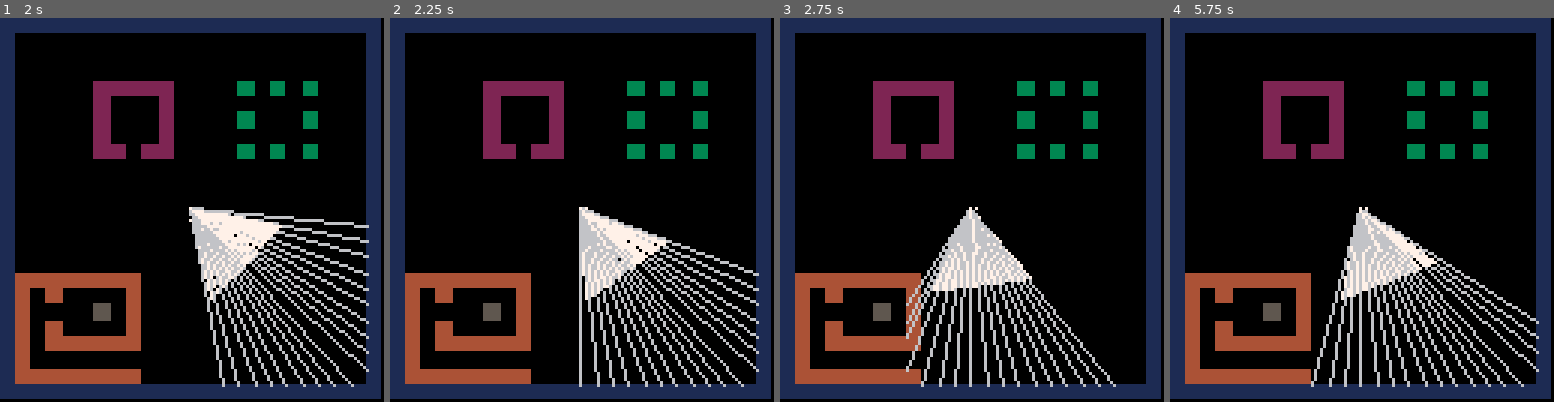
Above: before the commit, frames 1-4 (left to right).
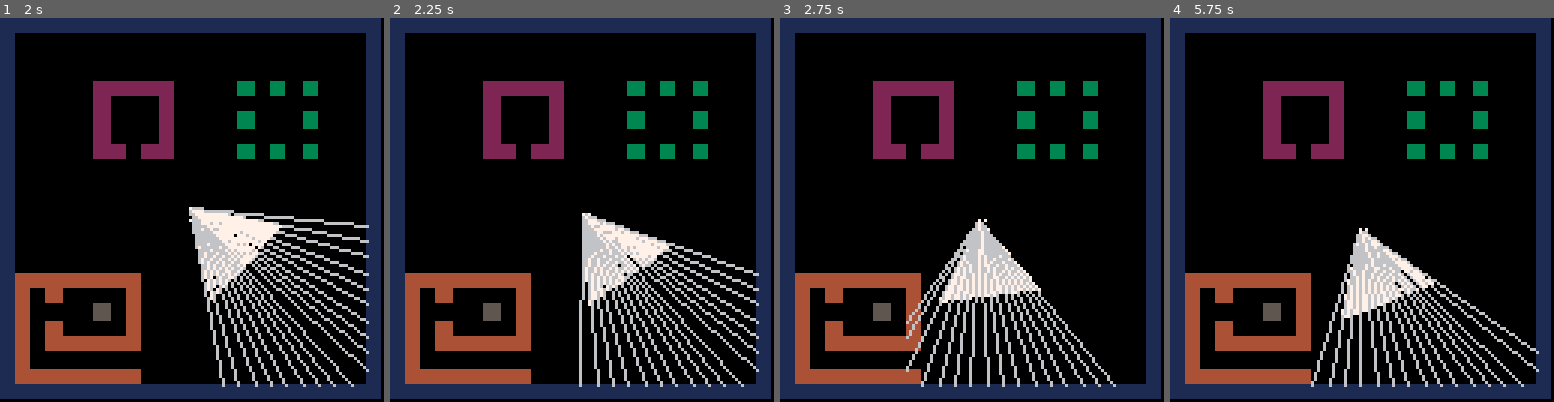
Above: after the commit, the same moments.

Repository: hypp/ld48
Game: PICO-8 cartridge carts/ld48.p8
Same seed, same stepped clock (60 frames per second), same inputs: the game is played once before the commit and once after it.
Inputs:
- Up to frame 1 (2 s): tap X (X key) at 0.33, 1.07, 1.85 s; tap O (Z key) at 0.7, 1.7 s; hold Right from 1.6 s (still down)
- Up to frame 2 (2.25 s): release Right at 2.1 s; tap O (Z key) at 2.1 s; hold Up from 2.15 s (still down)
- Up to frame 3 (2.75 s): release Up at 2.42 s; hold Right from 2.47 s (still down); tap O (Z key) at 2.5 s
- Up to frame 4 (5.75 s): tap O (Z key) every 0.4 s from 2.9 to 5.7 s; tap X (X key) at 2.97, 4.08, 5.2 s; release Right at 3.03 s; hold Left 3.08-3.58 s; hold Down 3.63-3.97 s; hold Right 4.02-4.68 s; hold Up 4.73-5.03 s; hold Left 5.08-5.68 s; hold Down from 5.73 s (still down)

Frame 1 is identical in both runs. In frame 2, 3.3% of the frame differs, in the area x 49-93%, y 49-93%; in frame 3, 5.0%; in frame 4, 6.6%, in the area x 37-97%, y 49-96%.

Commit message:
collision detection

Diff:
--- a/carts/ld48.p8
+++ b/carts/ld48.p8
@@ -79,6 +79,25 @@
 -- camera plane is perpendicular to player direction
   camera.plane_x = cos(player.angle+1.0/4)*0.66
   camera.plane_y = sin(player.angle+1.0/4)*0.66
+
+  if btn(2) then
+
+    current_level_map = level1_map
+
+    speed = 0.1
+    new_x = player.x + player.direction_x * speed
+    new_y = player.y + player.direction_y * speed
+    map_x = flr(new_x)
+    map_y = flr(new_y)
+    if current_level_map[map_y+1][map_x+1] == 0 then
+    -- allow it
+        player.x = new_x
+        player.y = new_y
+    else
+    -- blocked by wall
+
+    end
+  end
 
 end
 
